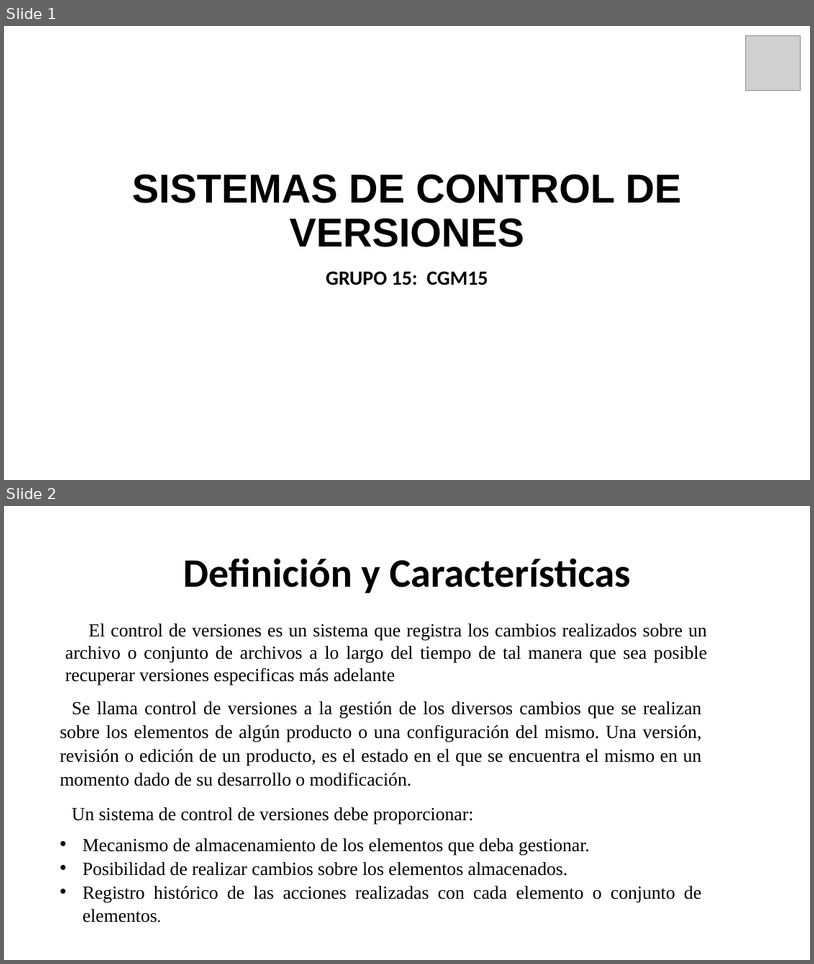
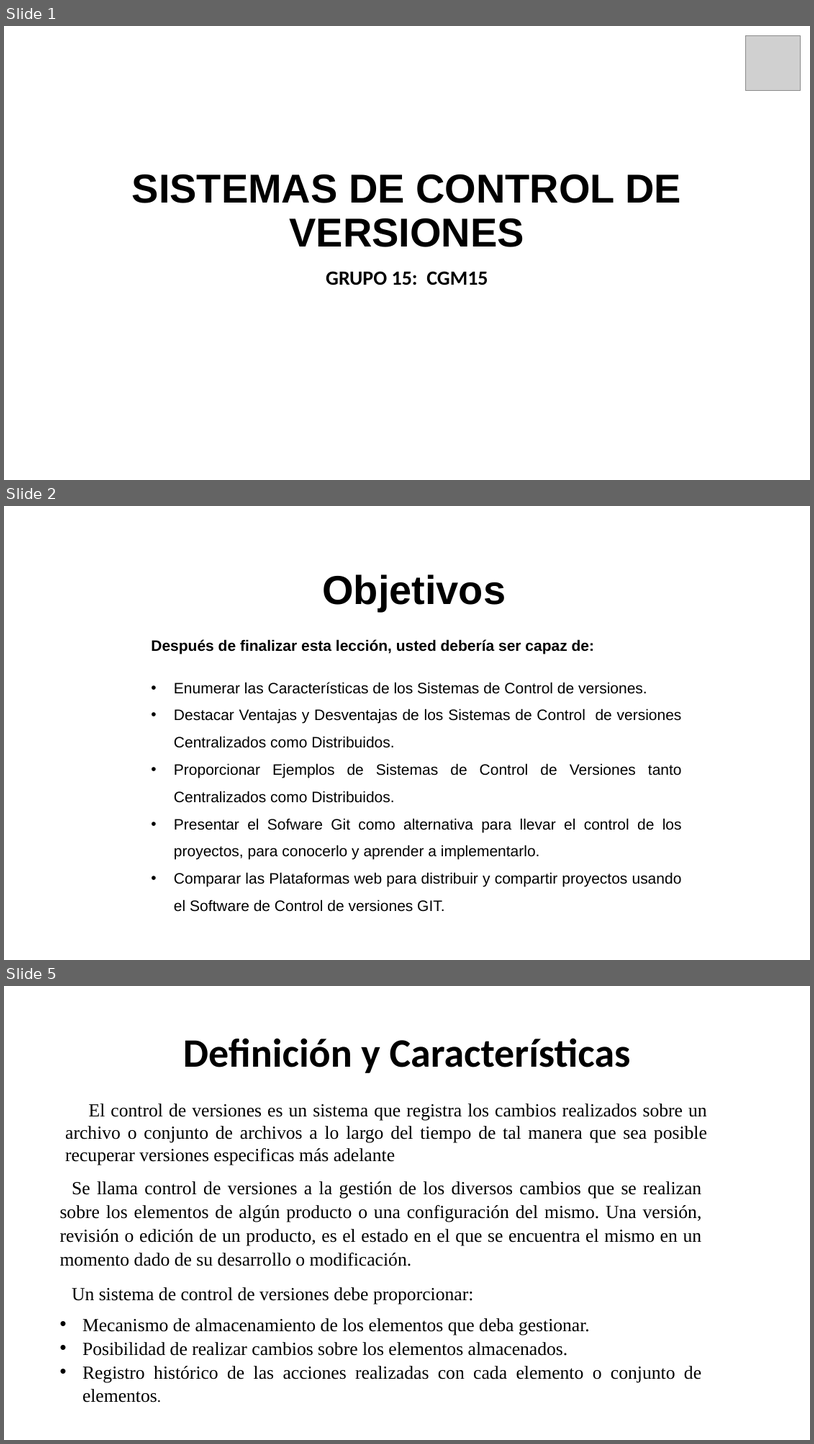
Before and after one commit to gs02009/TOO115, a slide deck: PRESENTACIÓN SISTEMAS DE CONTROL DE VERSIONES.pptx. Shown one above the other, each under a label of ours: slides 1 and 2 before the commit, slides 1, 2 and 5 after it; the slides between them are not shown. The pictures are 814x964 and 814x1444 pixels, drawn with LibreOffice and Linux fonts; fonts in the diff are those of the drawing; grey boxes stand for pictures; background and template pictures are left out. Boxes give left, top, right and bottom in pixels: in the first picture for what was removed or moved away, otherwise in the second. Text is boxed around its words. In the diff, an @@ line names an element or a change of style, - is before the commit and + after.

```diff
--- a/PRESENTACIÓN SISTEMAS DE CONTROL DE VERSIONES.pptx
+++ b/PRESENTACIÓN SISTEMAS DE CONTROL DE VERSIONES.pptx
@@ slide 2 added at [4,506,810,960], background picture (left out) @@
@@ text added at [322,574,506,611], 48 pt, text #000000, bold @@
+Objetivos
@@ text added at [151,639,594,654], 18 pt, text #000000, bold @@
+Después de finalizar esta lección, usted debería ser capaz de:
@@ text added at [174,682,682,911], 18 pt, text #000000 @@
+• Enumerar las Características de los Sistemas de Control de versiones.
+• Destacar Ventajas y Desventajas de los Sistemas de Control de versiones Centralizados como Distribuidos.
+• Proporcionar Ejemplos de Sistemas de Control de Versiones tanto Centralizados como Distribuidos.
+• Presentar el Sofware Git como alternativa para llevar el control de los proyectos, para conocerlo y aprender a implementarlo.
+• Comparar las Plataformas web para distribuir y compartir proyectos usando el Software de Control de versiones GIT.
@@ what was slide 2 is now slide 5 @@
```
Also in this commit, not shown: 1 slide changed, 9 other slides added.
